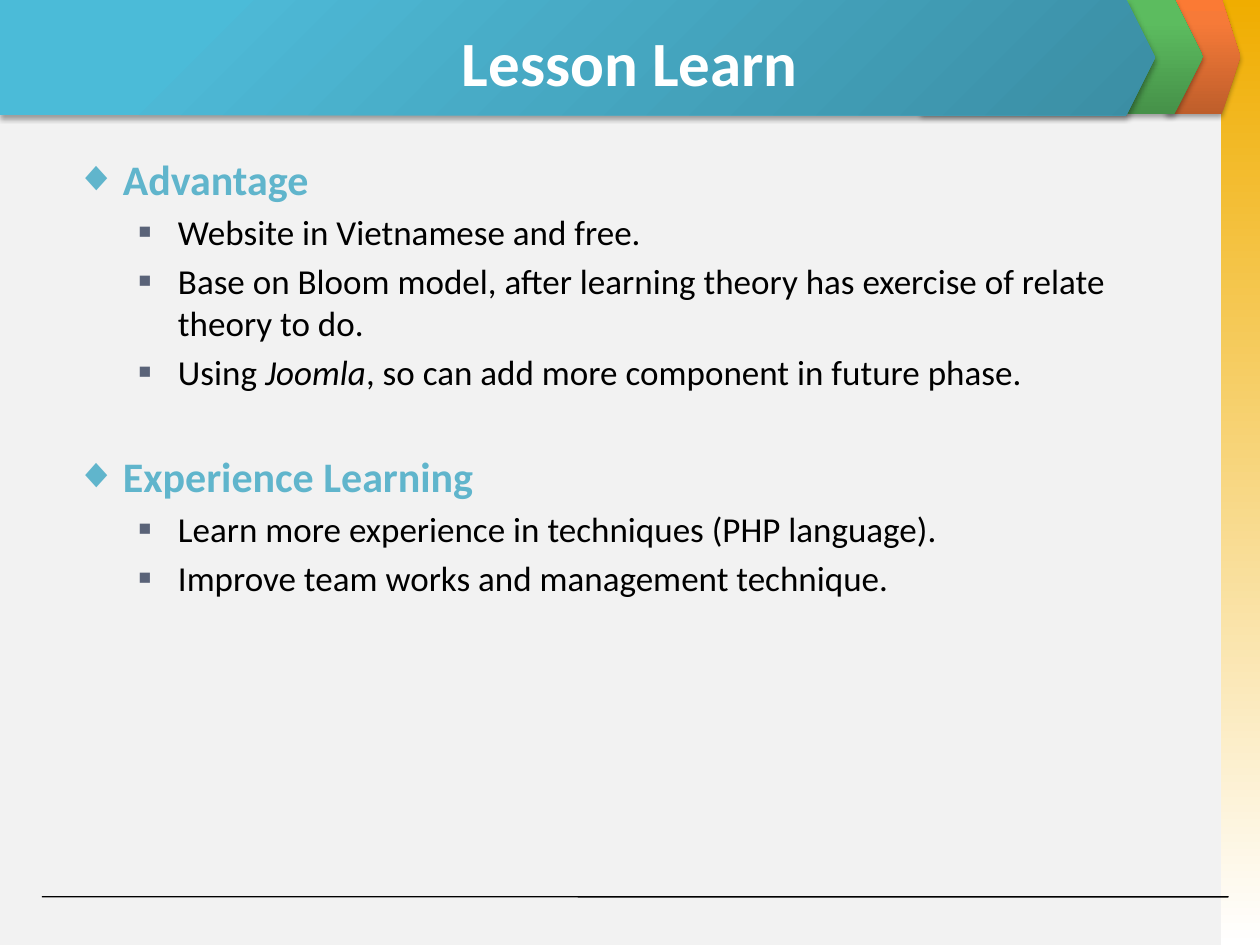
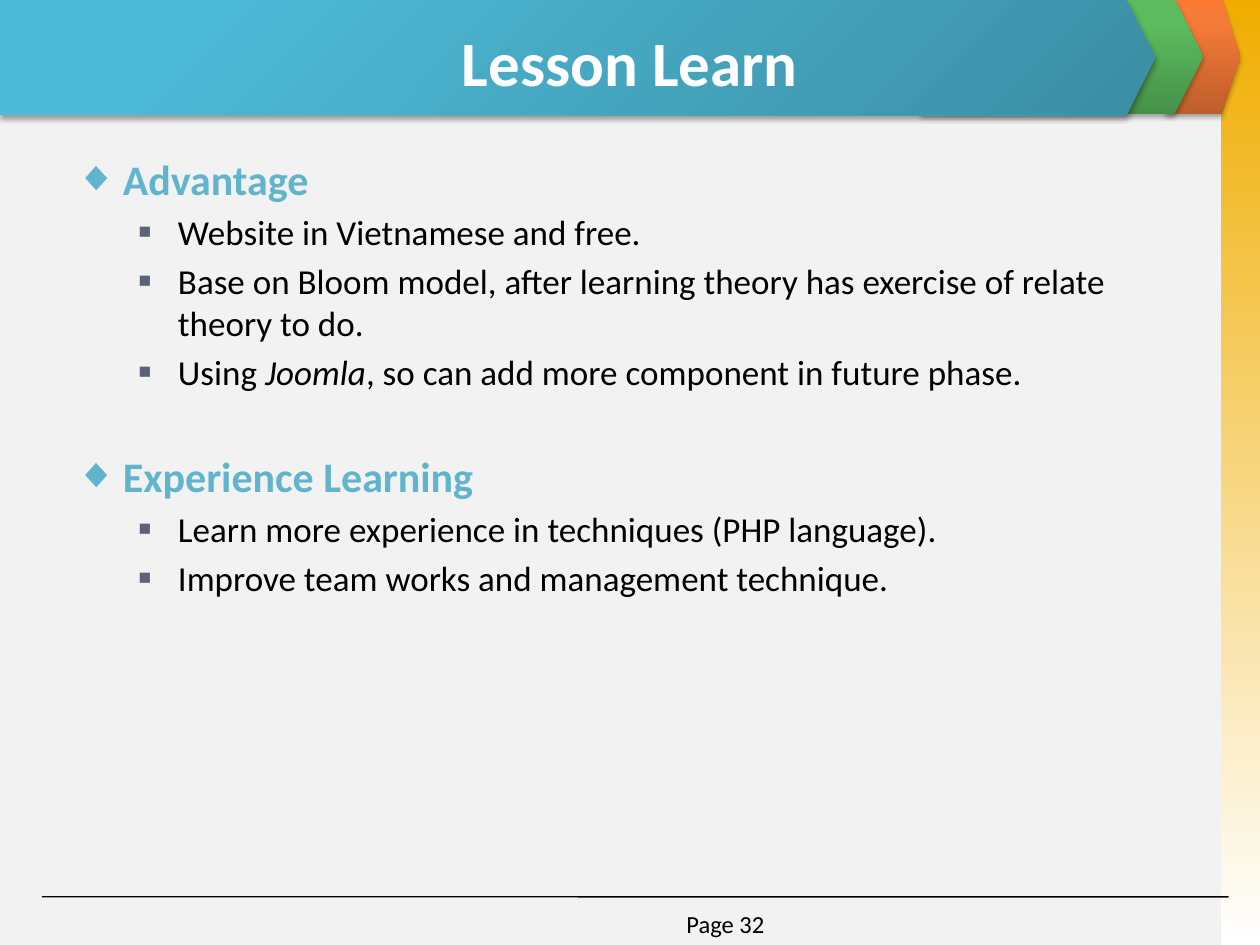
Before and after one commit to invisibleghost/e-learning-website, a slide deck: slide 32 of Document/Final report/Slide Present E-Learning.pptx. Drawn at 1260x945 pixels with LibreOffice and Linux fonts; fonts in the diff are those of the drawing. Boxes give left, top, right and bottom in pixels: in the first picture for what was removed or moved away, otherwise in the second. Text is boxed around its words. In the diff, an @@ line names an element or a change of style, - is before the commit and + after.

```diff
--- a/Document/Final report/Slide Present E-Learning.pptx
+++ b/Document/Final report/Slide Present E-Learning.pptx
@@ page number added at (686, 917, 764, 938), 14 pt, text #000000 @@
+Page 32
```
Also in this commit, not shown: 33 other slides changed, 1 slide added, 1 slide removed.
